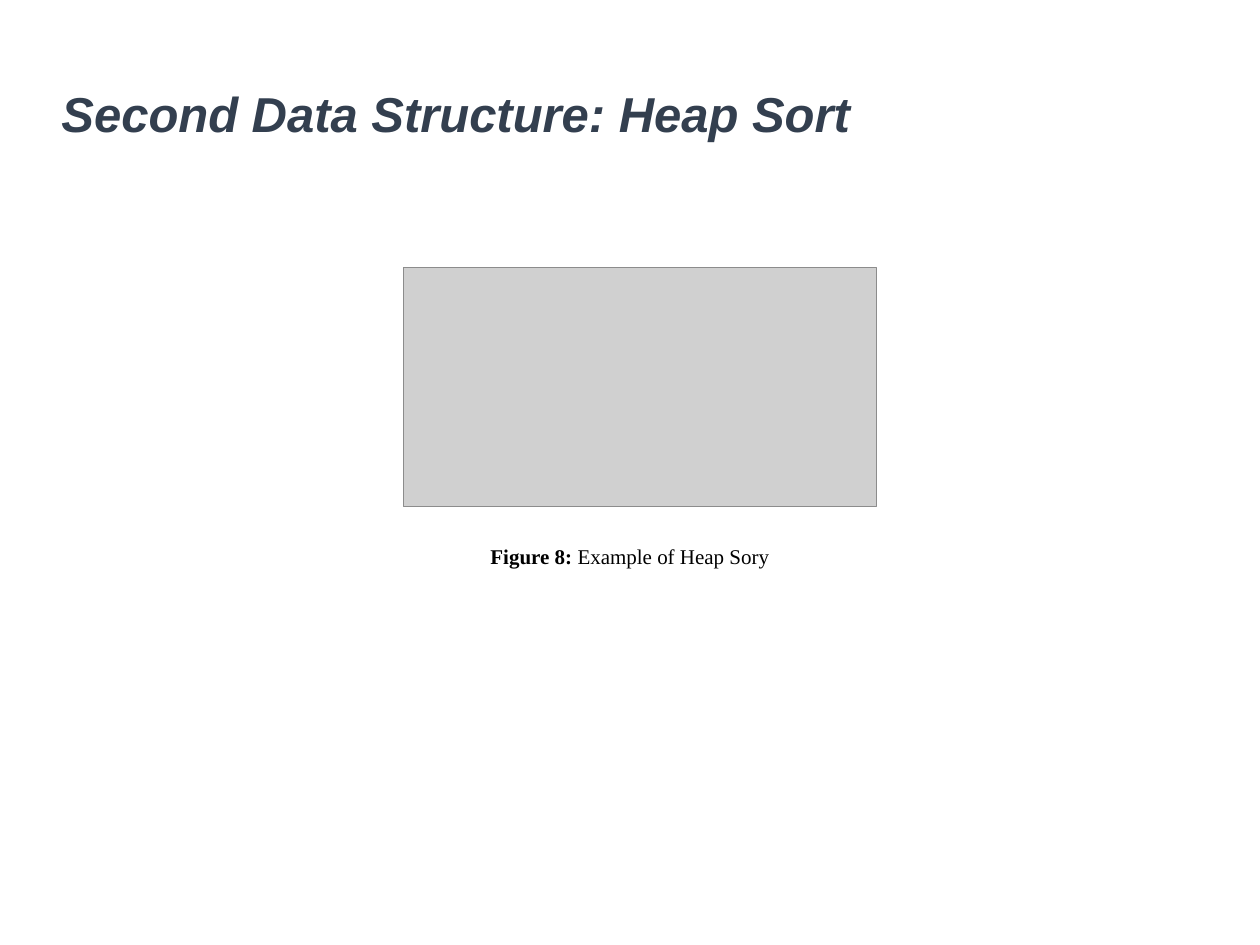
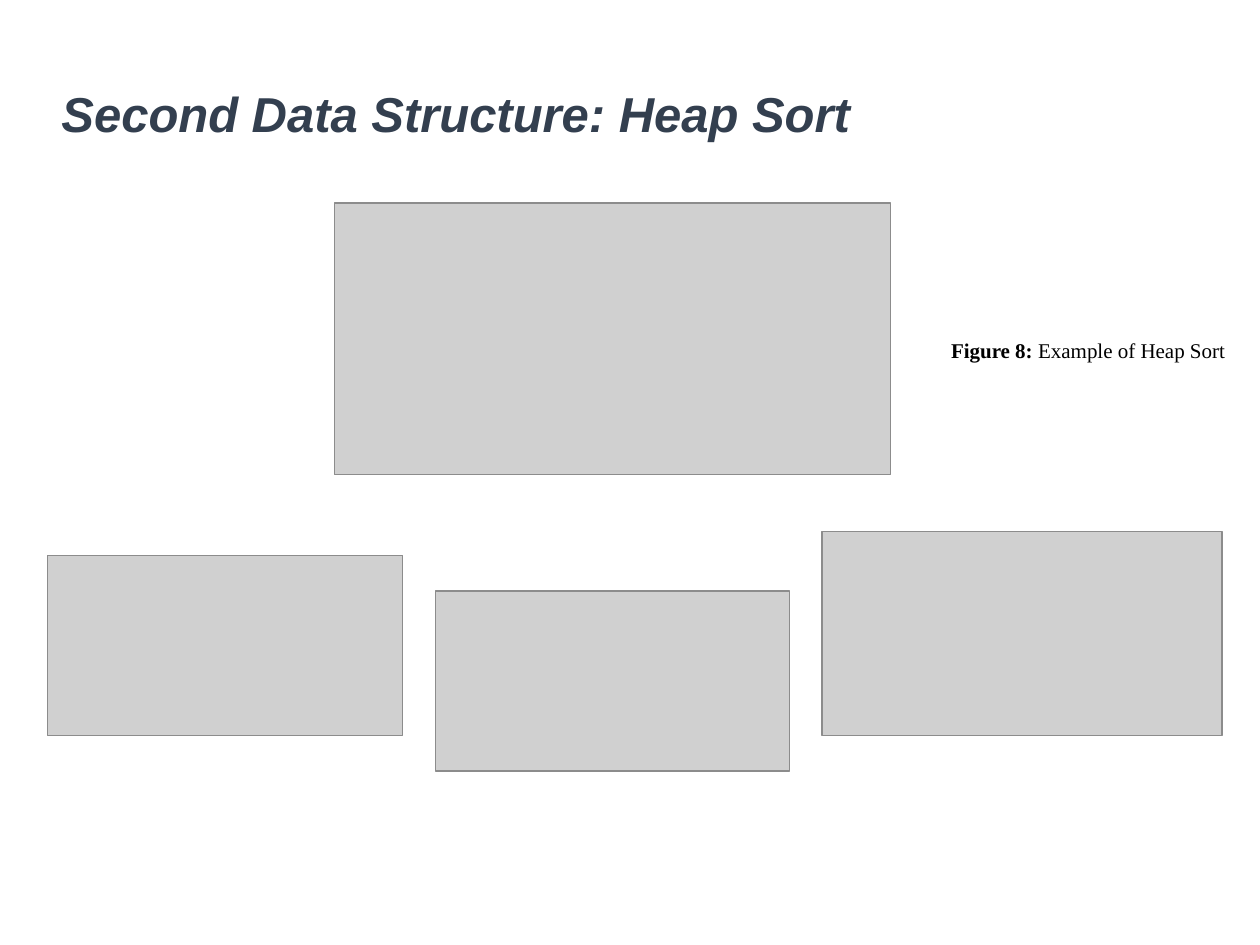
Before and after one commit to julianalalindev/ST0245-032, a slide deck: slide 8 of proyecto/informe/entrega3/Presentation of bees.pptx. Drawn at 1260x945 pixels with LibreOffice and Linux fonts; fonts in the diff are those of the drawing; grey boxes stand for pictures; background and template pictures are left out. Boxes give left, top, right and bottom in pixels: in the first picture for what was removed or moved away, otherwise in the second. Text is boxed around its words. In the diff, an @@ line names an element or a change of style, - is before the commit and + after.

```diff
--- a/proyecto/informe/entrega3/Presentation of bees.pptx
+++ b/proyecto/informe/entrega3/Presentation of bees.pptx
@@ picture added at [334, 203, 890, 475] @@
@@ text at [951, 343, 1225, 362]: text changed @@
-Figure 8: Example of Heap Sory
+Figure 8: Example of Heap Sort
@@ picture added at [822, 532, 1222, 736] @@
@@ picture: place and size @@
-picture at [403, 267, 876, 507]
+picture at [48, 556, 403, 736]
@@ picture added at [435, 591, 789, 771] @@
```
Also in this commit, not shown: 2 slides removed.
